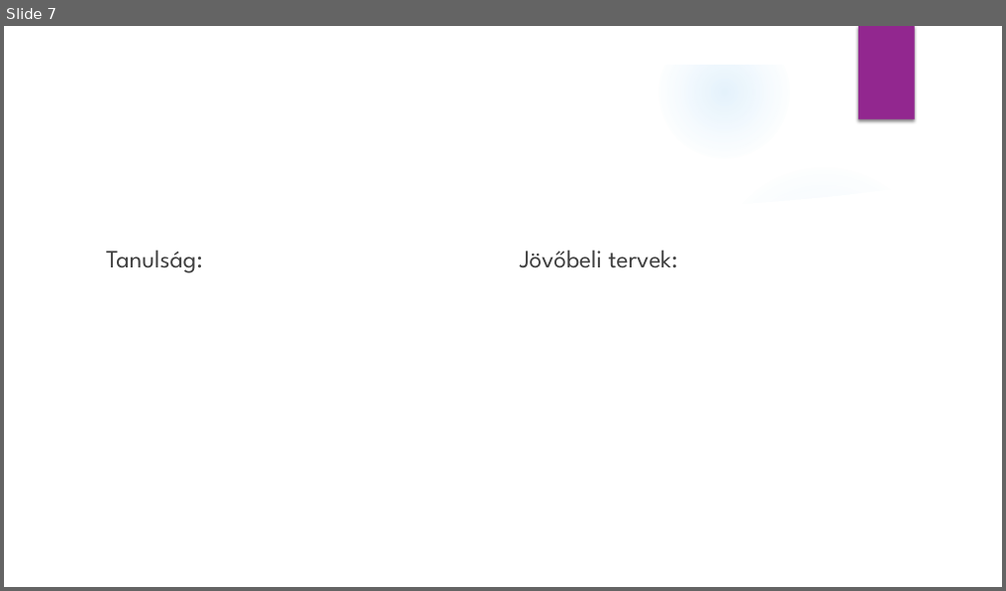
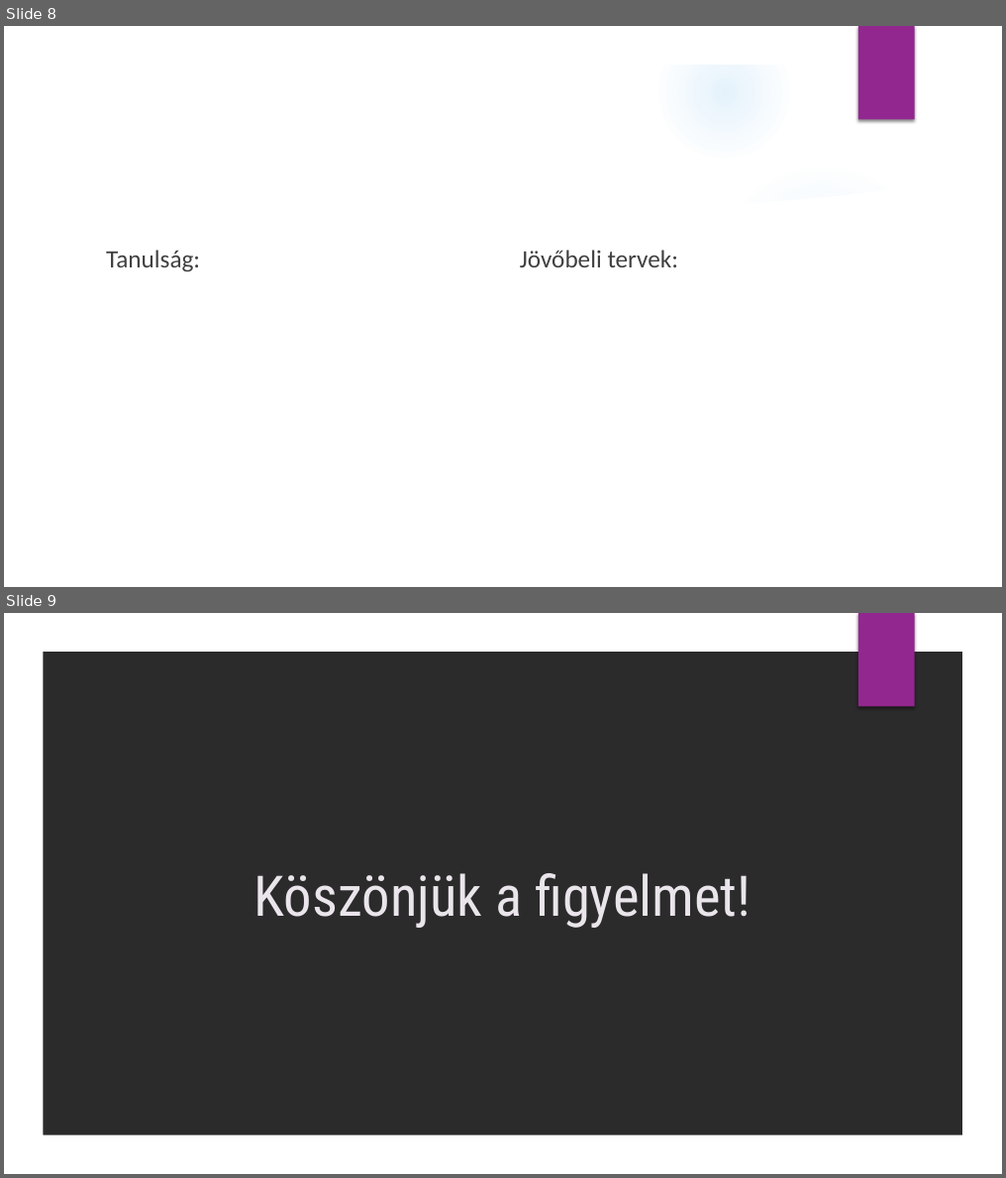
Before and after one commit to M3morui/html, a slide deck: karacsony/Karácsonyi Honlap Projekt.pptx. Shown one above the other, each under a label of ours: slide 7 before the commit, slides 8 and 9 after it. The pictures are 1006x591 and 1006x1178 pixels, drawn with LibreOffice and Linux fonts; fonts in the diff are those of the drawing; background and template pictures are left out; a plain dark background stands for a picture behind light text. Boxes give left, top, right and bottom in pixels: in the first picture for what was removed or moved away, otherwise in the second. Text is boxed around its words. In the diff, an @@ line names an element or a change of style, - is before the commit and + after.

```diff
--- a/karacsony/Karácsonyi Honlap Projekt.pptx
+++ b/karacsony/Karácsonyi Honlap Projekt.pptx
@@ slide 9 added at [4,613,1002,1174], background picture (left out); not listed: 2 template elements that a slide beside it also shows @@
@@ title added at [254,873,750,928], 54 pt, text #EAE5EB @@
+Köszönjük a figyelmet!
@@ what was slide 7 is now slide 8 @@
@@ slide 8 changed as well @@
@@ text "Tanulság:" at [106,250,200,273]: font League Spartan to Calibri @@
@@ text "Jövőbeli tervek:" at [520,250,679,268]: font League Spartan to Calibri @@
```
Also in this commit, not shown: 6 other slides changed, 1 other slide added, 6 other files.
